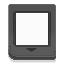
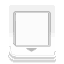
Comparing the layer stacks of the two 64 x 64 images. Changes:
added layer "Cart (TWL)" above "cart.png greyscale" over [8, 4, 56, 60]
hid "cart.png greyscale" over [8, 4, 56, 60]
